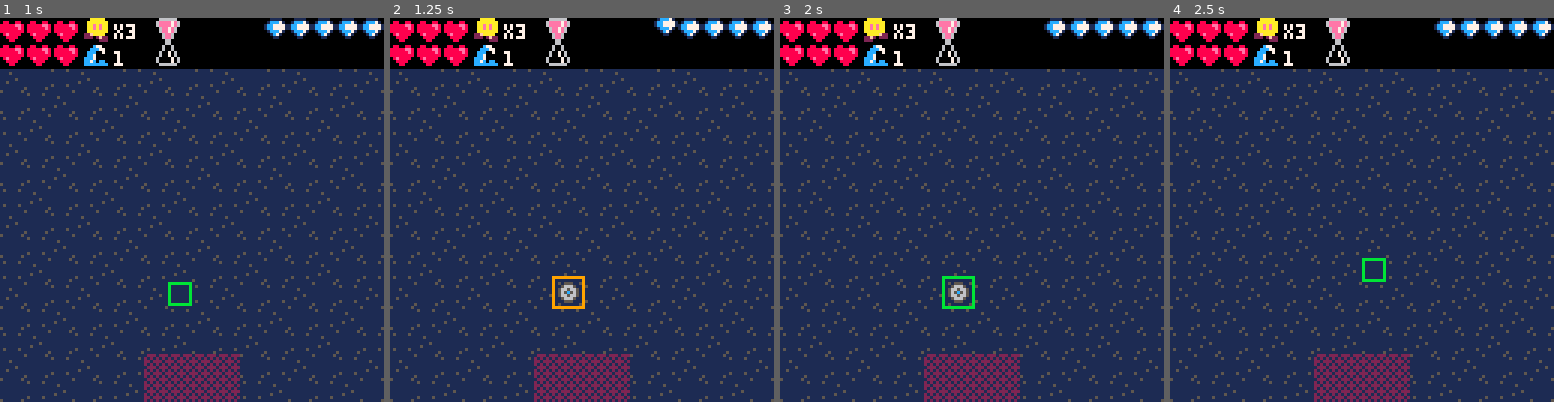
Above: before the commit, frames 1-4 (left to right).
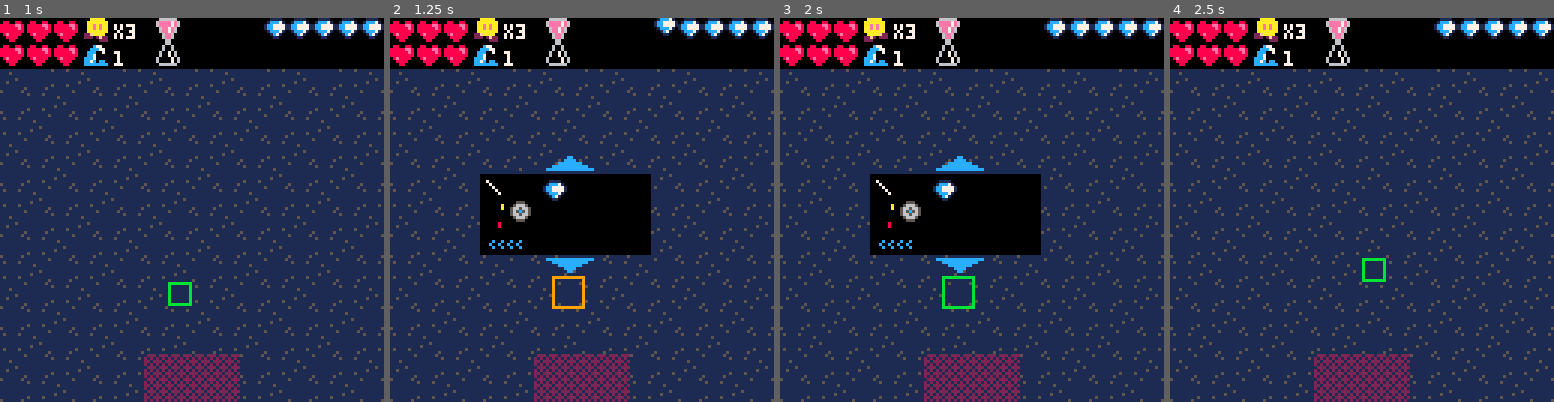
Above: after the commit, the same moments.

Repository: Gaveno/pico-mazing
Game: PICO-8 cartridge src/picomazing.p8
Same seed, same stepped clock (60 frames per second), same inputs: the game is played once before the commit and once after it.
Inputs:
- Up to frame 1 (1 s): tap X (X key) at 0.33 s; tap O (Z key) at 0.7 s
- Up to frame 2 (1.25 s): tap X (X key) at 1.07 s
- Up to frame 3 (2 s): hold Right from 1.6 s (still down); tap O (Z key) at 1.7 s; tap X (X key) at 1.85 s
- Up to frame 4 (2.5 s): release Right at 2.1 s; tap O (Z key) at 2.1 s; hold Up 2.15-2.42 s; hold Right from 2.47 s (still down)

Frame 1 is identical in both runs. In frame 2, 10% of the frame differs, in the area x 23-68%, y 35-75%; in frame 3, 10%; in frame 4, nothing differs.

Commit message:
Adjustable path iterations

Diff:
--- a/src/paths.lua
+++ b/src/paths.lua
@@ -4,7 +4,8 @@
 -- follow up call with process_path_coroutine until the
 -- first argument is nil and the second has the resulting path
 -- The first argument returned is the coroutine
-function find_path_coroutine(start_x, start_y, goal_x, goal_y)
+function find_path_coroutine(start_x, start_y, goal_x, goal_y, max_iterations)
+    m = (max_iterations or 4)
     return cocreate(function()
         local open_list = {}
         local closed_list = {}
@@ -63,7 +64,7 @@
                 end
             end
 
-            if #open_list % 4 == 0 then
+            if #open_list % m == 0 then
                 yield() -- Yield control back to the main loop
             end
         end
--- a/src/tower_menus.lua
+++ b/src/tower_menus.lua
@@ -5,6 +5,9 @@
 -- Update tower menu interactions
 function update_tower_menu()
     process_tower_build_path(building_coroutine)
+    if building_coroutine ~= nil then
+        return
+    end
 
     if tower_menu_open_delay > 0 then
         tower_menu_open_delay -= 1
@@ -102,10 +105,11 @@
         local spawn_x = flr(GRID_WIDTH / 2)
         local spawn_y = 1
         -- local path = find_path(spawn_x, spawn_y, EXIT_X, EXIT_Y)
-        building_coroutine = find_path_coroutine(spawn_x, spawn_y, EXIT_X, EXIT_Y)
+        building_coroutine = find_path_coroutine(spawn_x, spawn_y, EXIT_X, EXIT_Y, 10)
         found_build_path = false
     else
         game_state = 'normal'
+        cursor_cannot_build_timer = 30
     end
     printh("Could not build tower at ("..x..","..y..")")
 end
@@ -140,6 +144,10 @@
 
 function draw_tower_menu()
     if building_coroutine ~= nil then
+        local x = (cursor.x - 1) * CELL_SIZE
+        local y = (cursor.y - 1) * CELL_SIZE
+        rectfill(x, y, x + CELL_SIZE - 1, y + CELL_SIZE - 1, 1)
+        circ(x + CELL_SIZE / 2, y + CELL_SIZE / 2, cursor_size % 4, 12)
         return
     end
 
--- a/src/unit_types.lua
+++ b/src/unit_types.lua
@@ -114,6 +114,7 @@
      movement_type = 'fly',
      weakness = 'pixel',
      strength = 'laser',
+     path_iterations = 10,
      init = function(unit)
          if rnd(100) < 33 then unit.is_rooster = 1 else unit.is_rooster = 0 end
          if unit.is_rooster then
@@ -237,6 +238,7 @@
      movement_type = 'walk',
      weakness = nil,
      strength = nil,
+     path_iterations = 10,
      draw = function(unit, x, y)
          -- Draw Drone
          spr(39 + flr(unit.lifetime / 3) % 2, x, y)
--- a/src/units.lua
+++ b/src/units.lua
@@ -175,7 +175,9 @@
 function move_walking_unit(unit, unit_path_delay)
     -- Start finding path
     if unit.path_coroutine == nil and unit.path == nil and unit_path_delay <= 0 then
-        unit.path_coroutine = find_path_coroutine(unit.x, unit.y, EXIT_X, EXIT_Y)
+        unit.path_coroutine = find_path_coroutine(
+            unit.x, unit.y, EXIT_X, EXIT_Y, lookup(unit.type, 'path_iterations', 4)
+        )
         unit_path_delay = 3
         unit.path_index = 1 -- Start at beginning of path once found
     end
Not shown, changed: the sound effects (__sfx__) section of src/picomazing.p8
